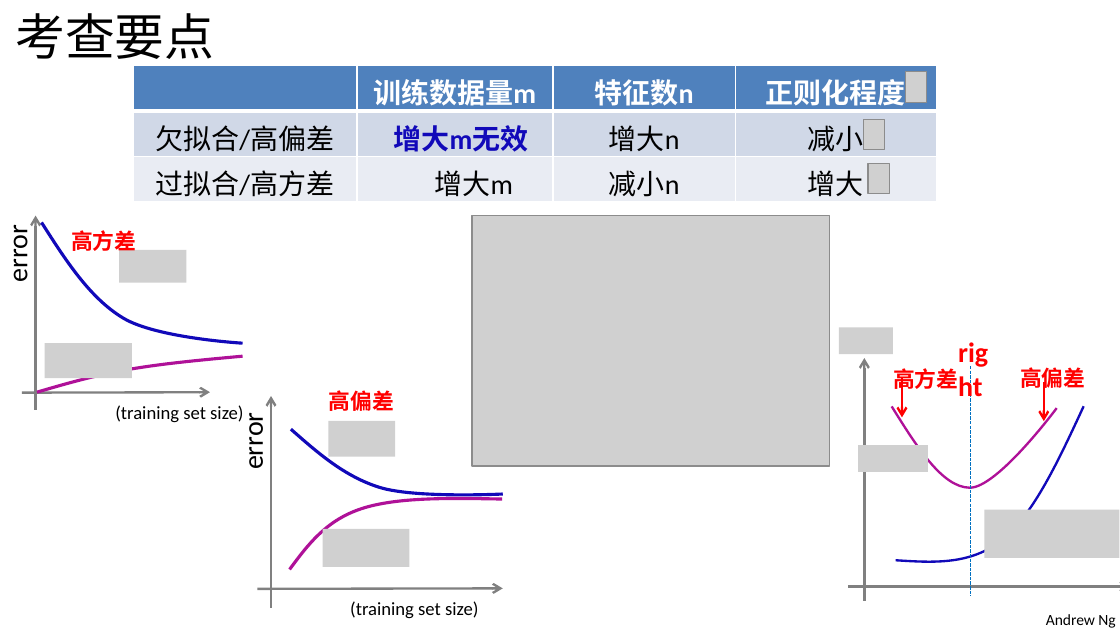
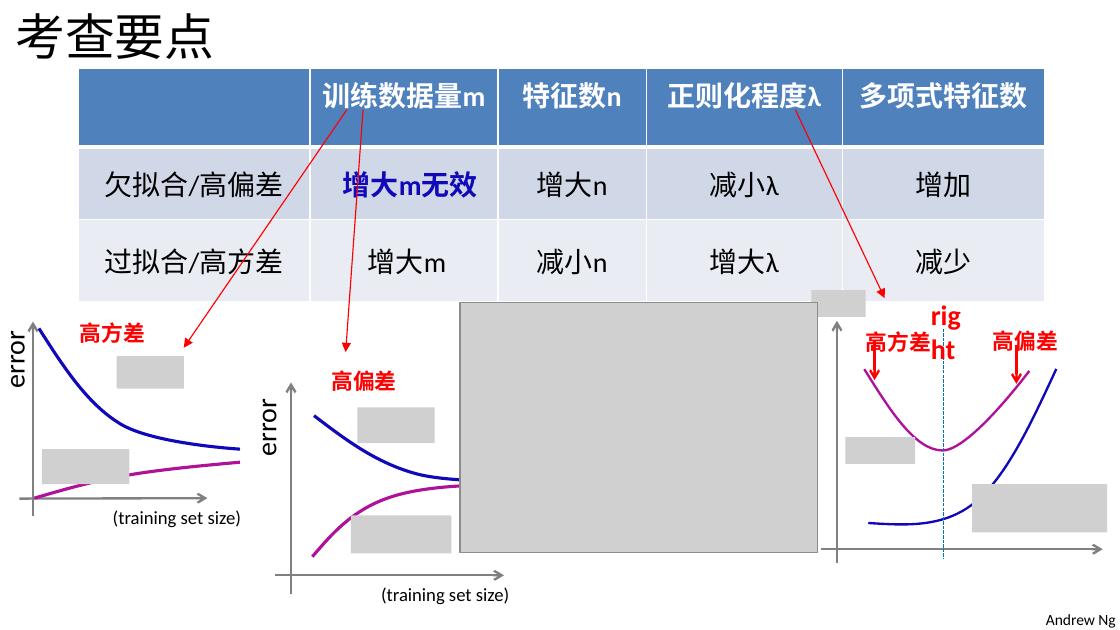
Before and after one commit to pumpbumb/machine_learning, a slide deck: slide 45 of PPT/第8章 机器学习的建议以及机器学习系统的设计 20211111.pptx. Drawn at 1120x630 pixels with LibreOffice and Linux fonts; fonts in the diff are those of the drawing; grey boxes stand for pictures; background and template pictures are left out. Boxes give left, top, right and bottom in pixels: in the first picture for what was removed or moved away, otherwise in the second. Text is boxed around its words. In the diff, an @@ line names an element or a change of style, - is before the commit and + after.

Commit message:
第八章ppt修改

```diff
--- a/PPT/第8章 机器学习的建议以及机器学习系统的设计 20211111.pptx
+++ b/PPT/第8章 机器学习的建议以及机器学习系统的设计 20211111.pptx
@@ table at (78, 68, 1046, 284) @@
-column 4: 正则化程度 | 减小 | 增大
+column 4: 正则化程度λ | 减小λ | 增大λ
+column 5: 多项式特征数 | 增加 | 减少
@@ table: place and size @@
-table at (133, 66, 936, 203)
+table at (78, 68, 1046, 284)
@@ picture removed at (905, 72, 926, 102) @@
@@ arrow added from (347, 110) to (184, 348), #FF0000 0.75 pt @@
@@ arrow added from (363, 110) to (346, 352), #FF0000 0.75 pt @@
@@ arrow added from (795, 110) to (885, 298), #FF0000 0.75 pt @@
@@ picture removed at (864, 119, 885, 149) @@
@@ picture removed at (868, 164, 889, 194) @@
@@ text "right": place and size @@
-text "right" at (948, 329, 1004, 356)
+text "right" at (920, 292, 976, 319)
@@ text "高方差" rewrapped from (71, 230, 136, 256) to (80, 322, 145, 343) @@
@@ picture: place and size @@
-picture at (472, 215, 829, 466)
+picture at (460, 302, 818, 553)
@@ 1 text, 1 freeform shape, 1 arrow: place and size @@
-1 text, 1 freeform shape, 1 arrow at (865, 358, 1084, 600)
+1 text, 1 freeform shape, 1 arrow at (837, 320, 1056, 563)
@@ line moved from (971, 366) - (971, 596) to (943, 329) - (943, 559) @@
@@ 2 arrows, 1 picture, 1 text, 1 freeform shape: place and size @@
-2 arrows, 1 picture, 1 text, 1 freeform shape at (839, 327, 1085, 488)
+2 arrows, 1 picture, 1 text, 1 freeform shape at (812, 290, 1058, 451)
@@ text "error": place and size @@
-text "error" at (236, 417, 270, 468)
+text "error" at (250, 404, 284, 455)
@@ arrow moved from (271, 607) - (271, 396) to (291, 594) - (291, 383) @@
@@ text "高偏差": place and size @@
-text "高偏差" at (328, 387, 393, 415)
+text "高偏差" at (331, 367, 396, 395)
@@ freeform shape: place and size @@
-freeform shape at (291, 429, 503, 495)
+freeform shape at (314, 416, 559, 482)
@@ picture: place and size @@
-picture at (328, 421, 395, 457)
+picture at (357, 408, 435, 444)
@@ picture added at (846, 437, 915, 464) @@
@@ picture removed at (858, 445, 927, 472) @@
@@ 2 freeform shapes, 1 text: place and size @@
-2 freeform shapes, 1 text at (37, 223, 243, 423)
+2 freeform shapes, 1 text at (35, 328, 241, 528)
@@ 2 pictures, 2 arrows, 1 text: place and size @@
-2 pictures, 2 arrows, 1 text at (1, 215, 211, 410)
+2 pictures, 2 arrows, 1 text at (0, 321, 207, 516)
@@ freeform shape: place and size @@
-freeform shape at (287, 496, 504, 569)
+freeform shape at (309, 482, 560, 556)
@@ picture: place and size @@
-picture at (984, 510, 1120, 558)
+picture at (972, 484, 1108, 532)
@@ picture: place and size @@
-picture at (323, 529, 409, 567)
+picture at (351, 515, 451, 553)
@@ arrow moved from (848, 587) - (1120, 587) to (821, 549) - (1103, 549) @@
@@ arrow moved from (258, 589) - (503, 588) to (276, 576) - (504, 576) @@
@@ text "(training set size)": place and size @@
-text "(training set size)" at (350, 601, 478, 619)
+text "(training set size)" at (381, 587, 509, 605)
```
